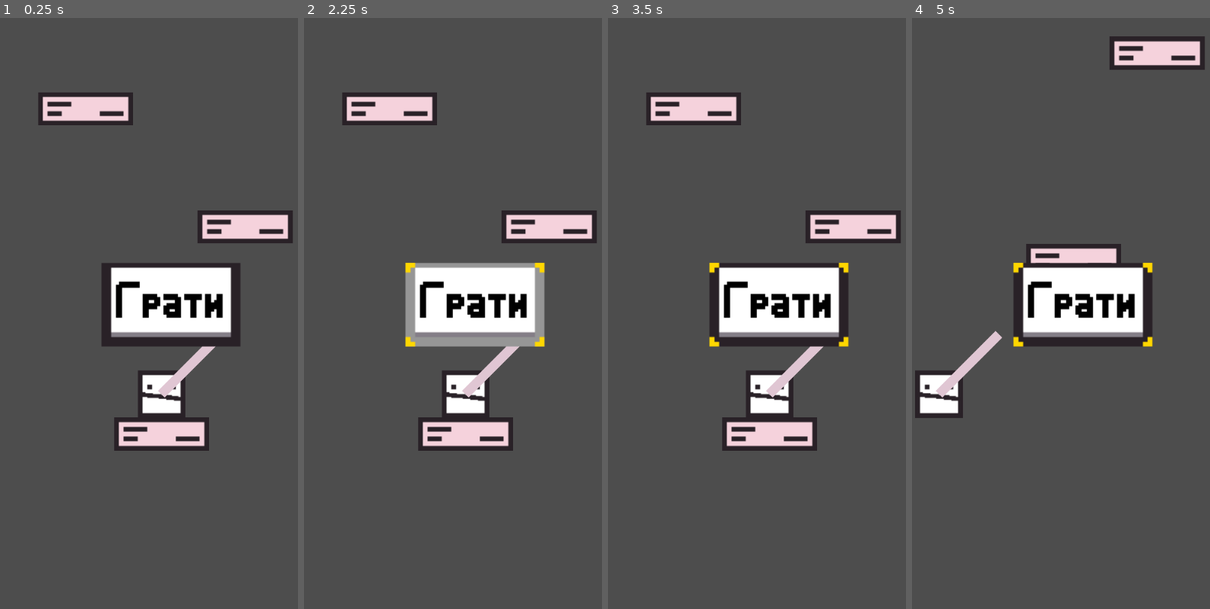
Above: before the commit, frames 1-4 (left to right).
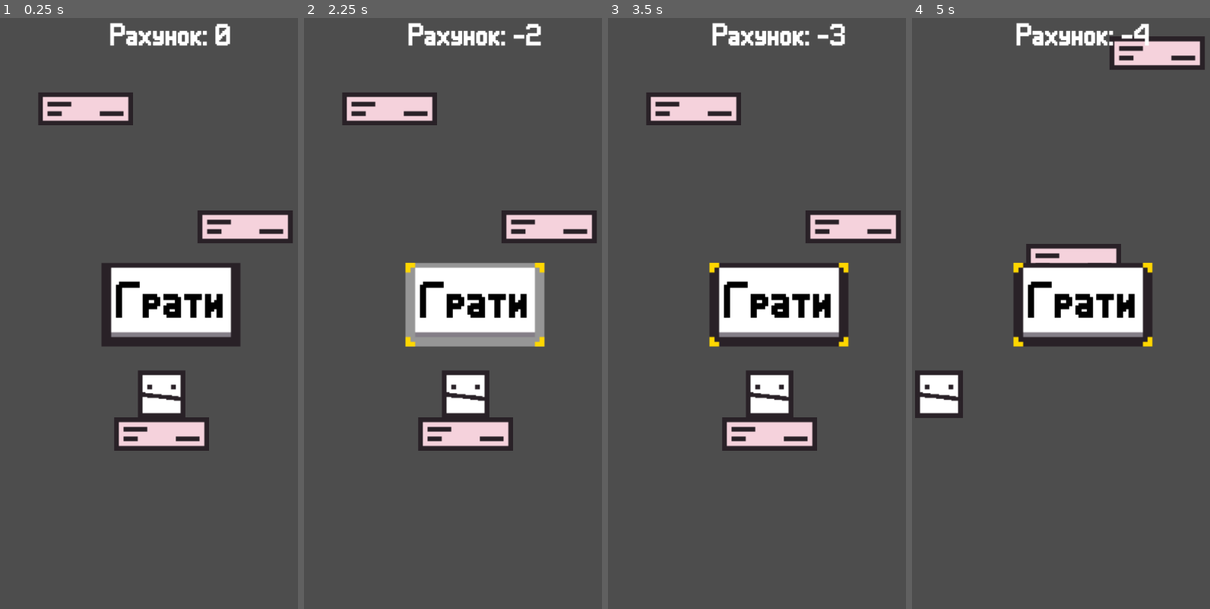
Above: after the commit, the same moments.

Repository: Damglador/PixelJump
Game: Godot game, scene res://scenes/game.tscn
Same seed, same stepped clock (60 frames per second), same inputs: the game is played once before the commit and once after it.
Inputs (mouse positions are in pixels of both pictures, inside the frame that each line leads up to):
- Up to frame 1 (0.25 s): no input
- Up to frame 2 (2.25 s): click "Грати" at 0.5 s; click "Грати" at 1.25 s; click "Грати" at 2 s
- Up to frame 3 (3.5 s): tap Enter at 2.75 s; move the mouse to (855, 272) at 2.77 s; click (855, 272) at 2.92 s
- Up to frame 4 (5 s): tap Space at 3.5 s; drag from (1013, 337) to (1066, 425) at 3.52 s; move the mouse to (1117, 171) at 4.27 s; click (1117, 171) at 4.42 s

The runs differ from the first frame. In frame 1, 1.2% of the frame differs, in the area x 36-78%, y 0-65%; in frame 2, 1.2%; in frame 3, 1.2%; in frame 4, 1.3%, in the area x 7-80%, y 0-65%.

Commit message:
Score

Diff:
--- a/src/scenes/player.tscn
+++ b/src/scenes/player.tscn
@@ -1,9 +1,10 @@
-[gd_scene load_steps=6 format=3 uid="uid://ccm6seqtd5ic0"]
+[gd_scene load_steps=7 format=3 uid="uid://ccm6seqtd5ic0"]
 
 [ext_resource type="Texture2D" uid="uid://no7r1a3n5g0d" path="res://assets/Player.png" id="1_3vyb7"]
 [ext_resource type="Script" uid="uid://bxpni4l7qkv5k" path="res://scripts/player.gd" id="1_g2els"]
 [ext_resource type="Texture2D" uid="uid://86rgtxcwvb8s" path="res://assets/Illustration3.png" id="3_qhqgy"]
 [ext_resource type="PackedScene" uid="uid://bmky7p1mgp2in" path="res://scenes/hud.tscn" id="4_dqkch"]
+[ext_resource type="FontFile" uid="uid://d2c2fv40ebrtm" path="res://assets/SomePixelWeirdFont.ttf" id="5_qlg0r"]
 
 [sub_resource type="RectangleShape2D" id="RectangleShape2D_g2els"]
 size = Vector2(50, 50)
@@ -30,9 +31,30 @@
 drag_vertical_enabled = true
 
 [node name="TheArrow" type="Line2D" parent="CharacterBody2D"]
+visible = false
 points = PackedVector2Array(0, 0, 63, -63)
 texture = ExtResource("3_qhqgy")
 
 [node name="CanvasLayer" type="CanvasLayer" parent="."]
 
 [node name="HUD" parent="CanvasLayer" instance=ExtResource("4_dqkch")]
+
+[node name="MarginContainer" type="MarginContainer" parent="CanvasLayer"]
+anchors_preset = 5
+anchor_left = 0.5
+anchor_right = 0.5
+offset_left = -20.0
+offset_right = 20.0
+offset_bottom = 40.0
+grow_horizontal = 2
+theme_override_constants/margin_top = 20
+
+[node name="Label" type="Label" parent="CanvasLayer/MarginContainer"]
+layout_mode = 2
+theme_override_fonts/font = ExtResource("5_qlg0r")
+theme_override_font_sizes/font_size = 30
+
+[node name="Second" type="Timer" parent="."]
+autostart = true
+
+[connection signal="timeout" from="Second" to="CharacterBody2D" method="_on_second_timeout"]
--- a/src/scripts/player.gd
+++ b/src/scripts/player.gd
@@ -2,6 +2,8 @@
 
 @onready var walls = get_tree().get_root().get_node("Game/Walls")
 @onready var death_zone = get_tree().get_root().get_node("Game/DeathZone")
+@onready var score_display = get_tree().get_root().get_node("Game/Player/CanvasLayer/MarginContainer/Label")
+@onready var second = get_tree().get_root().get_node("Game/Player/Second")
 @onready var arrow = $TheArrow
 @export_category("Jump")
 @export var POWER = 3.0
@@ -9,6 +11,7 @@
 @export var MAXJUMP_X = 500
 @export var FRICTION = 3
 @export var XOFFSET = 1
+var score = 0
 var maxpos = 640
 var startpos = null
 var endpos = null
@@ -51,7 +54,12 @@
 		velocity.x += clamp(x, -MAXJUMP_X, MAXJUMP_X)
 
 func _process(_delta: float) -> void:
-	pass
+	score_display.text = "Рахунок: " + str(score)
+
+func _on_second_timeout():
+	score -= 1
+	second.start()
+
 
 func move_maxpos() -> void:
 	if position.y < maxpos:
